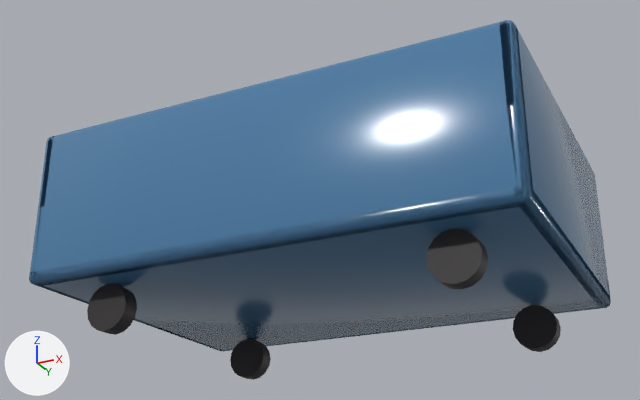
Two versions of the FBX model Assets/Resources/Models/prop_bin.fbx, one commit apart.
Camera for both pictures: a 50 mm camera at (1.31, -2.72, -0.85) aimed at (-0.01, -0.07, 0.34). Every picture has the same lights, and +X, +Y and +Z are marked at lower left. The picture after the commit comes second. Where no turn or scale is listed for an object, it has been applied to the vertices. Vertices at exactly the same position are counted once.

The first picture shows 'prop_bin'.
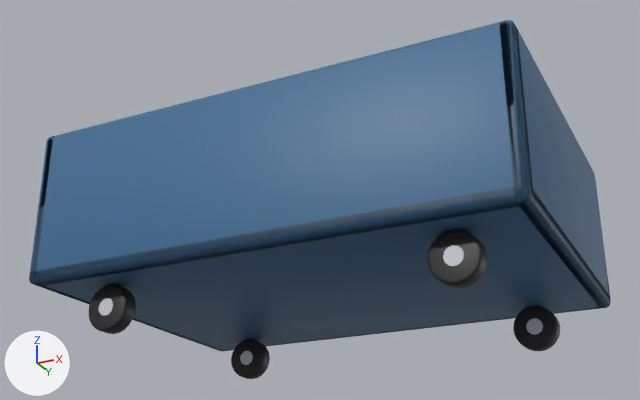
Location of each change, [x1, y1, x2, y2] in pixels of the pictures (640 x 400 px):
```json
{"object": "prop_bin", "change": "reshaped", "before": [29, 20, 611, 380], "after": [29, 20, 611, 379]}
{"part": 1, "of": "me_prop_bin", "change": "added", "after": [526, 318, 543, 335]}
{"part": 2, "of": "me_prop_bin", "change": "added", "after": [443, 245, 464, 266]}
{"part": 3, "of": "me_prop_bin", "change": "added", "after": [240, 351, 253, 365]}
{"part": 4, "of": "me_prop_bin", "change": "added", "after": [99, 298, 113, 316]}
{"part": 5, "of": "me_prop_bin", "change": "reshaped", "before": [513, 305, 561, 352], "after": [513, 306, 560, 351]}
{"part": 6, "of": "me_prop_bin", "change": "reshaped", "before": [426, 229, 488, 289], "after": [427, 229, 487, 289]}
{"part": 7, "of": "me_prop_bin", "change": "reshaped", "before": [230, 339, 271, 380], "after": [231, 339, 270, 379]}
{"part": 8, "of": "me_prop_bin", "change": "reshaped", "before": [87, 284, 137, 335], "after": [89, 285, 136, 334]}
{"part": 9, "of": "me_prop_bin", "change": "recoloured", "before": [29, 20, 610, 351], "after": [29, 20, 610, 351], "on screen": "darker"}
```

Scene script edits in JSON lines:
```json
{"op": "add", "block": "img_prop_bin_n_png", "code": ["img_prop_bin_n_png = load_image('prop_bin_n.png', '../Textures/Baked/prop_bin_n.png', 512, 512, 'Non-Color')"]}
{"op": "add", "block": "img_prop_bin_png", "code": ["img_prop_bin_png = load_image('prop_bin.png', '../Textures/Baked/prop_bin.png', 512, 512, 'sRGB')"]}
{"op": "add", "block": "mat_bake_prop_bin", "code": ["mat_bake_prop_bin = bpy.data.materials.new('bake_prop_bin')", "# uses the picture img_prop_bin_n_png", "# uses the picture img_prop_bin_png"]}
{"block": "me_prop_bin", "where": "# used by ob_prop_bin; location = (0.0, 0.0, 0.0)"}
{"op": "remove", "block": "me_prop_bin", "code": "me_prop_bin.from_pydata(...)  # 364 vertices, 325 faces; spans x -0.85..0.85, y -0.6..0.6, z -0.16..0.55"}
{"op": "remove", "block": "me_prop_bin", "code": "me_prop_bin.materials.append(mat_col_2a2628)  # black #2a2628"}
{"op": "add", "block": "me_prop_bin", "code": "me_prop_bin.from_pydata(...)  # 1100 vertices, 989 faces; spans x -0.85..0.85, y -0.6..0.6, z -0.16..0.55"}
{"block": "me_prop_bin", "change": "me_prop_bin part 1: a new loose piece, a 12-sided cylinder along y spanning x 0.57..0.63, y 0.417..0.482, z -0.11..-0.05, in mat_bake_prop_bin"}
{"block": "me_prop_bin", "change": "me_prop_bin part 2: a new loose piece, a 12-sided cylinder along y spanning x 0.57..0.63, y -0.482..-0.417, z -0.11..-0.05, in mat_bake_prop_bin"}
{"block": "me_prop_bin", "change": "me_prop_bin part 3: a new loose piece, a 12-sided cylinder along y spanning x -0.63..-0.57, y 0.417..0.482, z -0.11..-0.05, in mat_bake_prop_bin"}
{"block": "me_prop_bin", "change": "me_prop_bin part 4: a new loose piece, a 12-sided cylinder along y spanning x -0.63..-0.57, y -0.482..-0.417, z -0.11..-0.05, in mat_bake_prop_bin"}
{"block": "me_prop_bin", "change": "me_prop_bin part 5: 24 vertices removed from x 0.52..0.68, y 0.42..0.48, z -0.16..0.0; 184 vertices added at x 0.52..0.68, y 0.42..0.48, z -0.16..0.0"}
{"block": "me_prop_bin", "change": "me_prop_bin part 6: 24 vertices removed from x 0.52..0.68, y -0.48..-0.42, z -0.16..0.0; 184 vertices added at x 0.52..0.68, y -0.48..-0.42, z -0.16..0.0"}
{"block": "me_prop_bin", "change": "me_prop_bin part 7: 24 vertices removed from x -0.68..-0.52, y 0.42..0.48, z -0.16..0.0; 184 vertices added at x -0.68..-0.52, y 0.42..0.48, z -0.16..0.0"}
{"block": "me_prop_bin", "change": "me_prop_bin part 8: 24 vertices removed from x -0.68..-0.52, y -0.48..-0.42, z -0.16..0.0; 184 vertices added at x -0.68..-0.52, y -0.48..-0.42, z -0.16..0.0"}
{"block": "me_prop_bin", "change": "me_prop_bin part 9: 253 faces spanning x -0.85..0.85, y -0.6..0.6, z 0.0..0.55 switch from mat_shiny_4e7fa8 (blue #4e7fa8) to mat_bake_prop_bin"}
```
